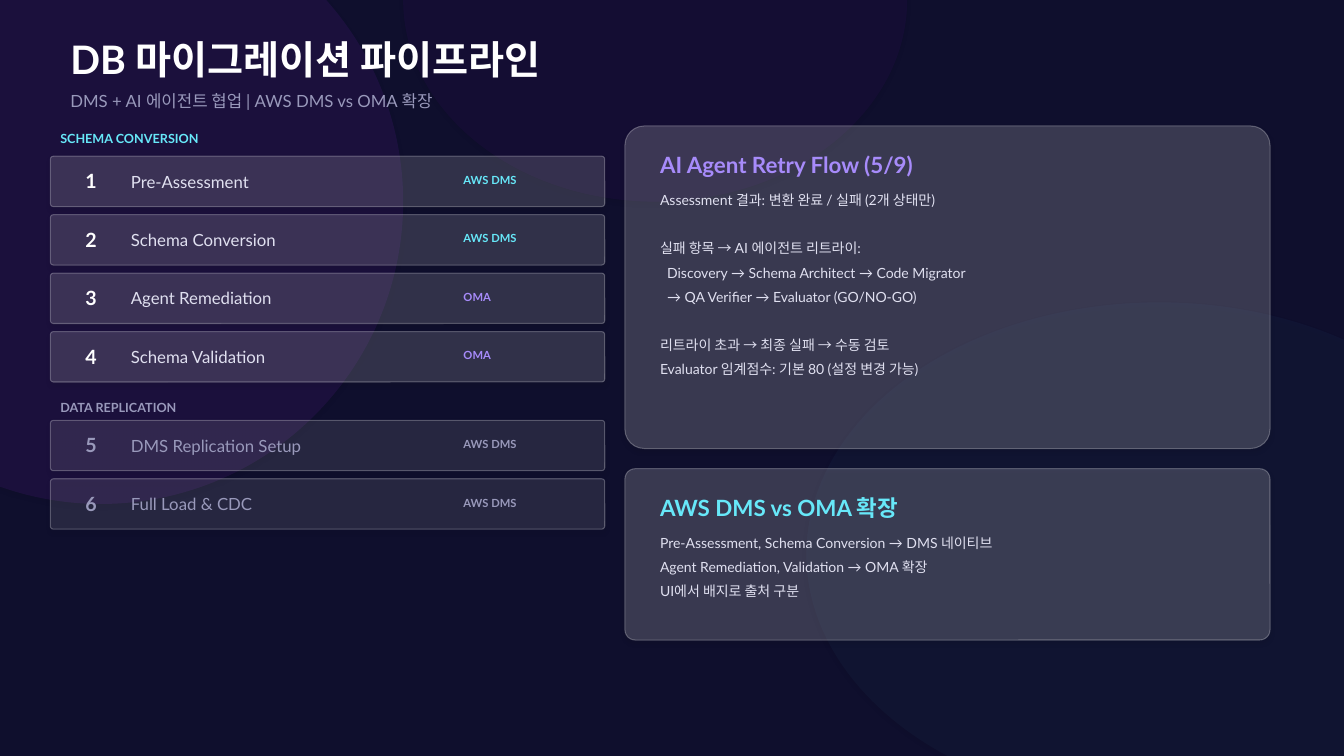
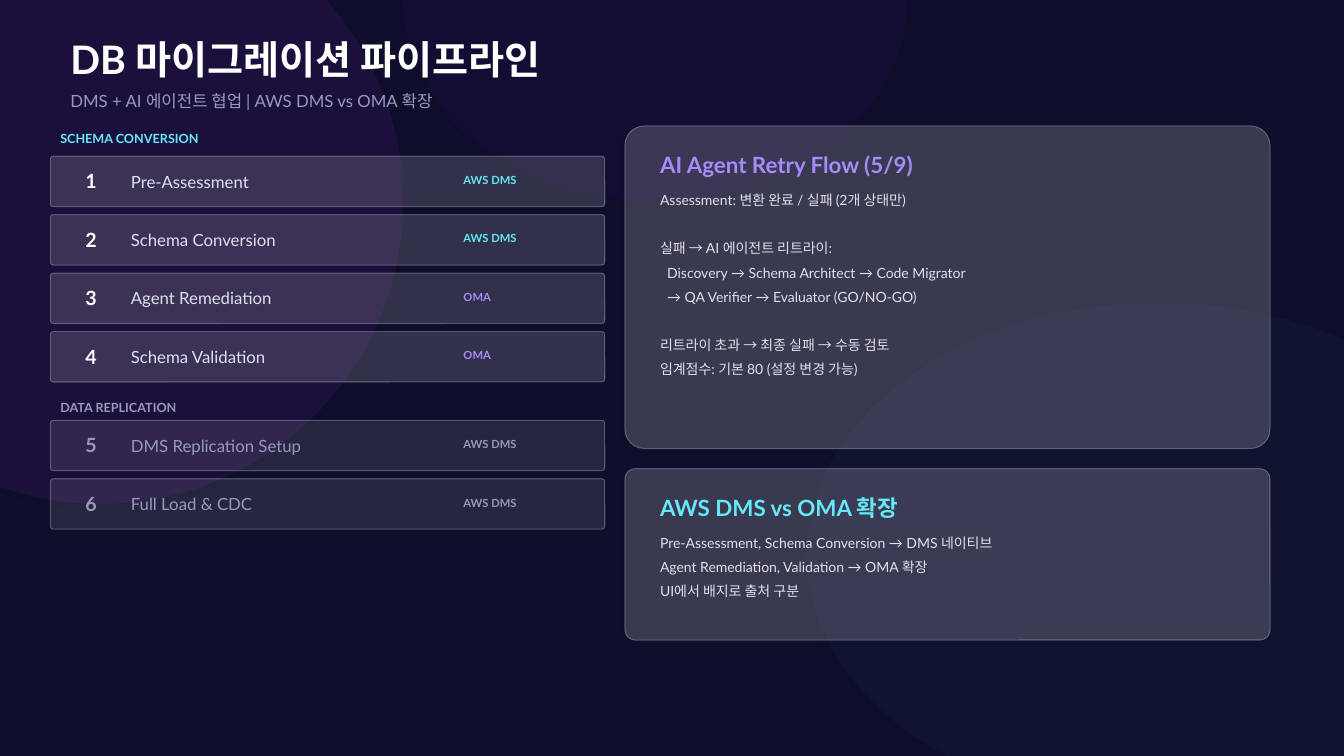
Before and after one commit to netsgo0319/oma-front, a slide deck: slide 6 of pptx/OMA_WebUI_v2_Glassmorphism.pptx. Drawn at 1344x756 pixels with LibreOffice and Linux fonts; fonts in the diff are those of the drawing. Boxes give left, top, right and bottom in pixels: in the first picture for what was removed or moved away, otherwise in the second. Text is boxed around its words. In the diff, an @@ line names an element or a change of style, - is before the commit and + after.

```diff
--- a/pptx/OMA_WebUI_v2_Glassmorphism.pptx
+++ b/pptx/OMA_WebUI_v2_Glassmorphism.pptx
@@ text at (660, 193, 906, 207): text changed @@
-Assessment 결과: 변환 완료 / 실패 (2개 상태만)
+Assessment: 변환 완료 / 실패 (2개 상태만)
@@ text at (660, 241, 832, 254): text changed @@
-실패 항목 → AI 에이전트 리트라이:
+실패 → AI 에이전트 리트라이:
@@ text at (660, 362, 857, 376): text changed @@
-Evaluator 임계점수: 기본 80 (설정 변경 가능)
+임계점수: 기본 80 (설정 변경 가능)
```
Also in this commit, not shown: 2 other slides changed, 7 slides added, 1 other file.
